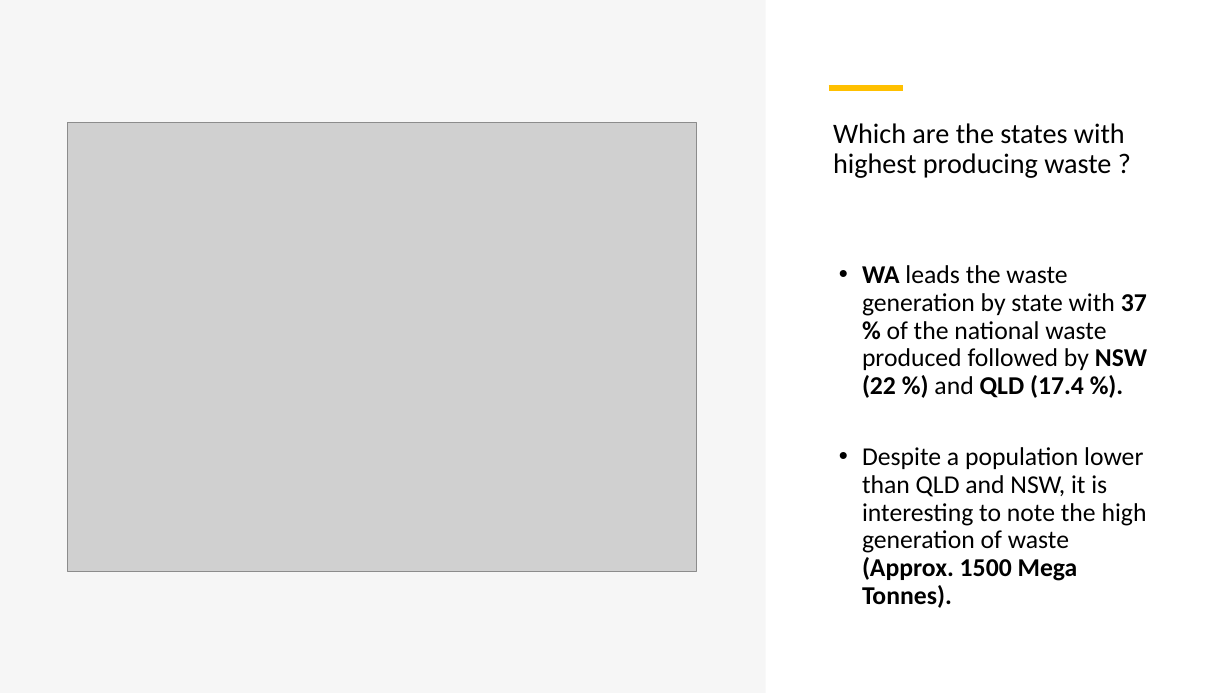
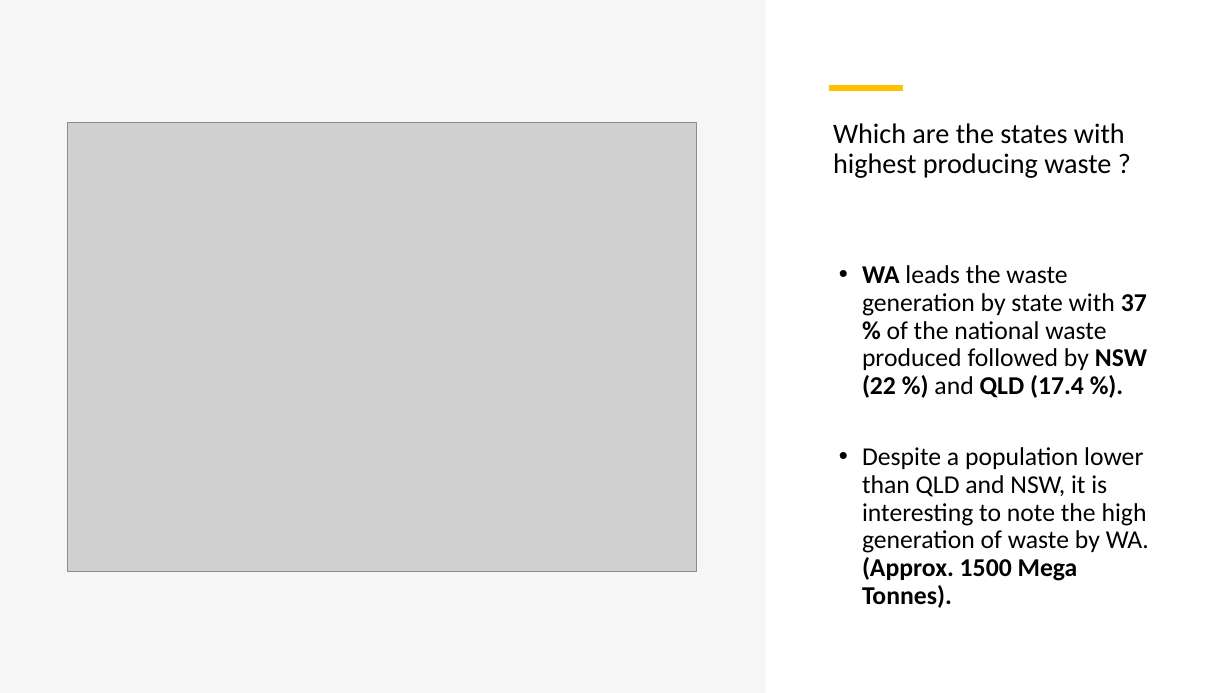
Before and after one commit to arinbaruah/mdss_datathon, a slide deck: slide 4 of mdss_presentation.pptx. Drawn at 1232x693 pixels with LibreOffice and Linux fonts; fonts in the diff are those of the drawing; grey boxes stand for pictures. Boxes give left, top, right and bottom in pixels: in the first picture for what was removed or moved away, otherwise in the second. Text is boxed around its words. In the diff, an @@ line names an element or a change of style, - is before the commit and + after.

```diff
--- a/mdss_presentation.pptx
+++ b/mdss_presentation.pptx
@@ text at <box>862,447,1149,608</box>: text changed @@
-• Despite a population lower than QLD and NSW, it is interesting to note the high generation of waste (Approx. 1500 Mega Tonnes).
+• Despite a population lower than QLD and NSW, it is interesting to note the high generation of waste by WA. (Approx. 1500 Mega Tonnes).
```
Also in this commit, not shown: 2 other slides changed.
